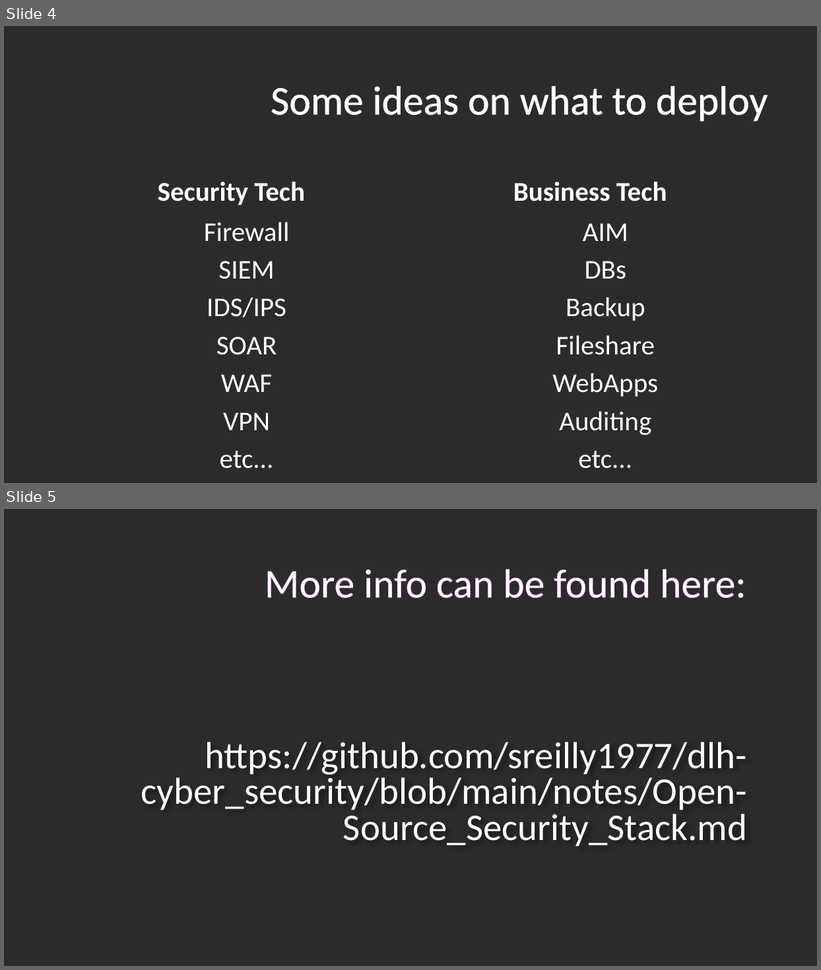
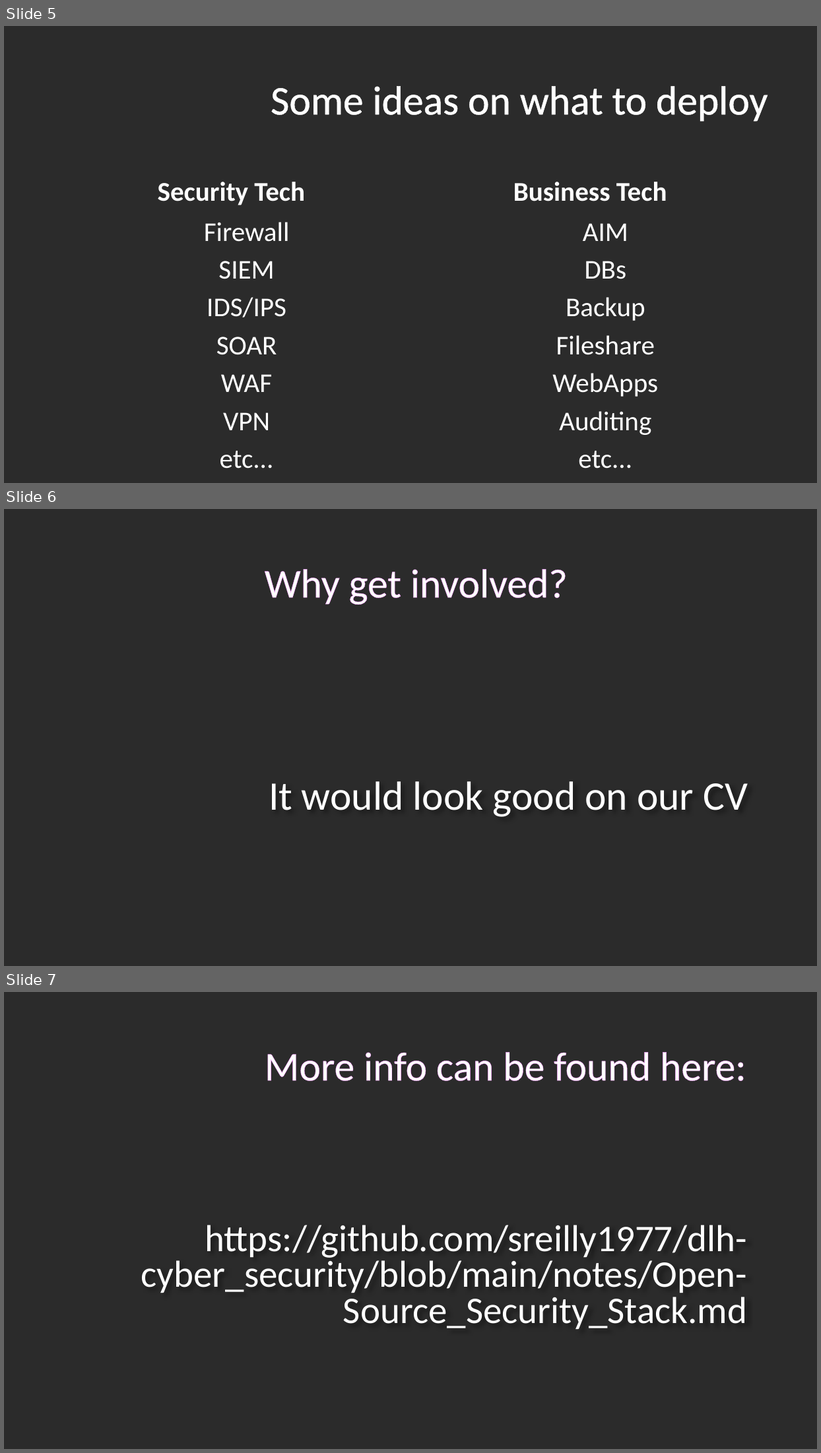
Before and after one commit to sreilly1977/dlh-cyber_security, a slide deck: notes/Security_Infra_Project_For_CS_Academy.odp. Shown one above the other, each under a label of ours: slides 4 and 5 before the commit, slides 5, 6 and 7 after it. The pictures are 821x970 and 821x1453 pixels, drawn with LibreOffice and Linux fonts; fonts in the diff are those of the drawing; background and template pictures are left out; a plain dark background stands for a picture behind light text. Boxes give left, top, right and bottom in pixels: in the first picture for what was removed or moved away, otherwise in the second. Text is boxed around its words. In the diff, an @@ line names an element or a change of style, - is before the commit and + after.

```diff
--- a/notes/Security_Infra_Project_For_CS_Academy.odp
+++ b/notes/Security_Infra_Project_For_CS_Academy.odp
@@ slide 6 added at [4, 509, 817, 966], background picture (left out) @@
@@ title added at [265, 569, 568, 605], 36 pt, text #FFFFFF @@
+Why get involved?
@@ title added at [269, 782, 748, 817], 36 pt, text #FFFFFF @@
+It would look good on our CV
@@ what was slide 4 is now slide 5 @@
@@ what was slide 5 is now slide 7 @@
```
Also in this commit, not shown: 1 other slide added, 1 other file.
